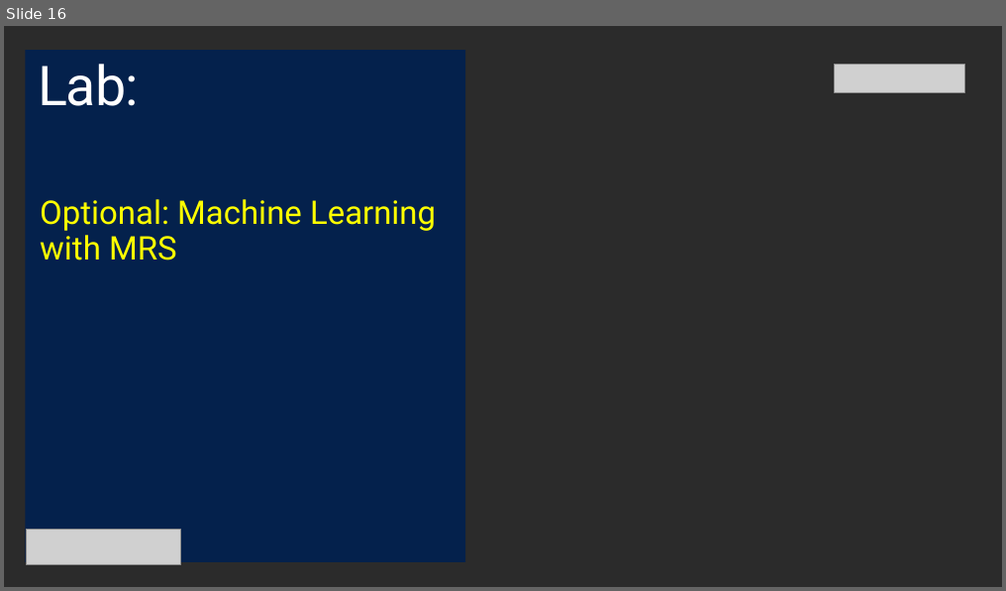
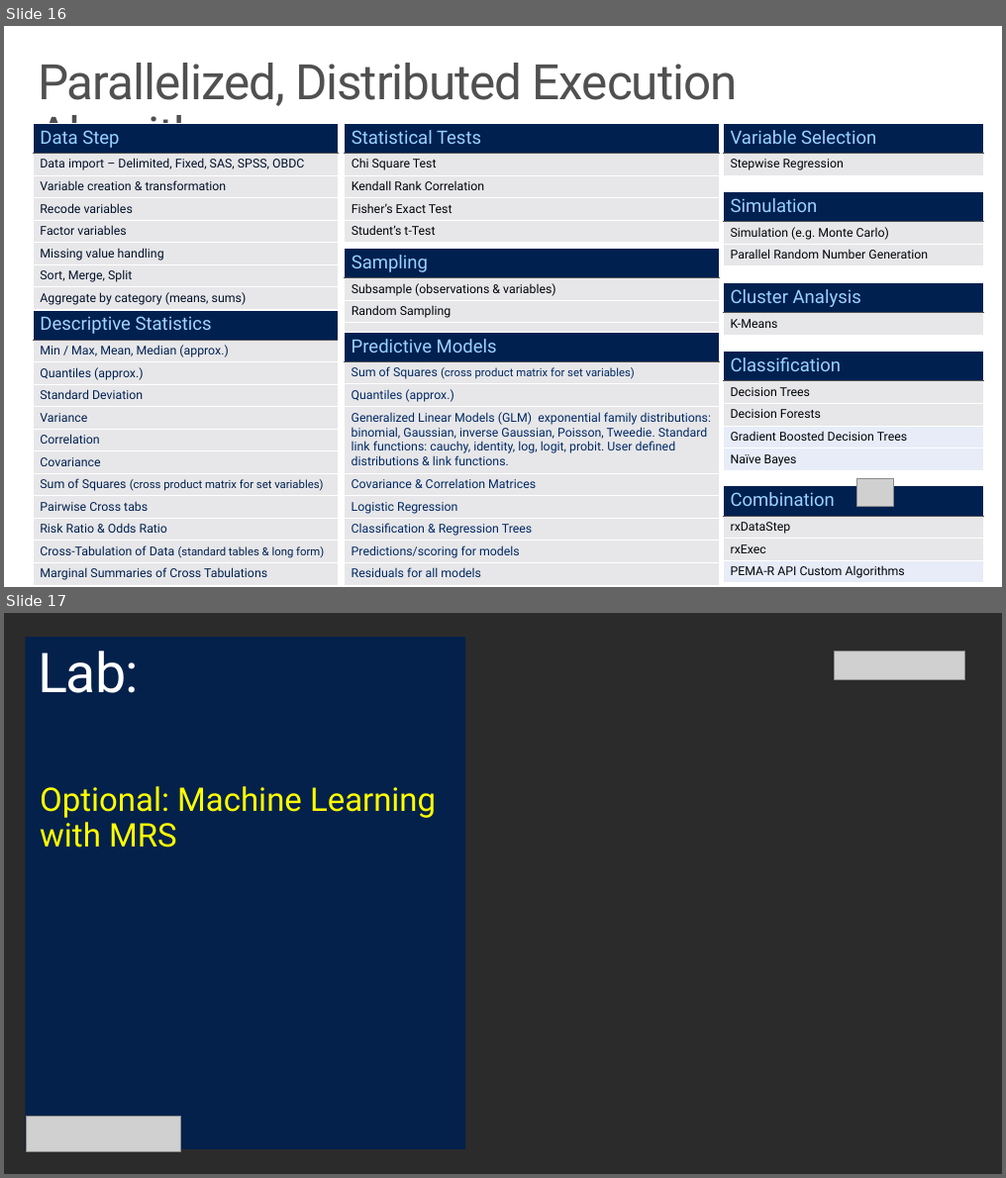
Before and after one commit to DebSarma/LearnAnalytics-CISFoundations, a slide deck: Instructor/CISW - Foundations Section 4.pptx. Shown one above the other, each under a label of ours: slide 16 before the commit, slides 16 and 17 after it. The pictures are 1006x591 and 1006x1178 pixels, drawn with LibreOffice and Linux fonts; fonts in the diff are those of the drawing; grey boxes stand for pictures; background and template pictures are left out; a plain dark background stands for a picture behind light text. Boxes give left, top, right and bottom in pixels: in the first picture for what was removed or moved away, otherwise in the second. Text is boxed around its words. In the diff, an @@ line names an element or a change of style, - is before the commit and + after.

Commit message:
update mrs slides, removes product stack diagram

```diff
--- a/Instructor/CISW - Foundations Section 4.pptx
+++ b/Instructor/CISW - Foundations Section 4.pptx
@@ slide 16 added at (4,26,1002,587), background #FFFFFF @@
@@ title added at (38,63,738,164), 48 pt, text #505050 @@
+Parallelized, Distributed Execution Algorithms
@@ table added at (33,124,338,309), 8 rows, 1 columns @@
+Data Step
+Data import – Delimited, Fixed, SAS, SPSS, OBDC
+Variable creation & transformation
+Recode variables
+Factor variables
+Missing value handling
+Sort, Merge, Split
+Aggregate by category (means, sums)
@@ table added at (344,124,720,243), 5 rows, 1 columns @@
+Statistical Tests
+Chi Square Test
+Kendall Rank Correlation
+Fisher’s Exact Test
+Student’s t-Test
@@ table added at (723,124,983,175), 2 rows, 1 columns @@
+Variable Selection
+Stepwise Regression
@@ table added at (723,192,983,266), 3 rows, 1 columns @@
+Simulation
+Simulation (e.g. Monte Carlo)
+Parallel Random Number Generation
@@ table added at (344,249,720,390), 6 rows, 1 columns @@
+Sampling
+Subsample (observations & variables)
+Random Sampling
+
+
+
@@ table added at (723,282,983,335), 2 rows, 1 columns @@
+Cluster Analysis
+K-Means
@@ table added at (33,310,338,585), 12 rows, 1 columns @@
+Descriptive Statistics
+Min / Max, Mean, Median (approx.)
+Quantiles (approx.)
+Standard Deviation
+Variance
+Correlation
+Covariance
+Sum of Squares (cross product matrix for set variables)
+Pairwise Cross tabs
+Risk Ratio & Odds Ratio
+Cross-Tabulation of Data (standard tables & long form)
+Marginal Summaries of Cross Tabulations
@@ table added at (344,332,720,585), 9 rows, 1 columns @@
+Predictive Models
+Sum of Squares (cross product matrix for set variables)
+Quantiles (approx.)
+Generalized Linear Models (GLM) exponential family distributions: binomial, Gaussian, inverse Gaussian, Poisson, Tweedie. Standard link functions: cauchy, identity, log, logit, probit. User defined distributions & link functions.
+Covariance & Correlation Matrices
+Logistic Regression
+Classification & Regression Trees
+Predictions/scoring for models
+Residuals for all models
@@ table added at (723,352,983,471), 5 rows, 1 columns @@
+Classification
+Decision Trees
+Decision Forests
+Gradient Boosted Decision Trees
+Naïve Bayes
@@ table added at (723,486,983,583), 4 rows, 1 columns @@
+Combination
+rxDataStep
+rxExec
+PEMA-R API Custom Algorithms
@@ picture added at (856,478,893,506) @@
@@ what was slide 16 is now slide 17 @@
```
Also in this commit, not shown: 1 other slide added, 1 slide removed.
